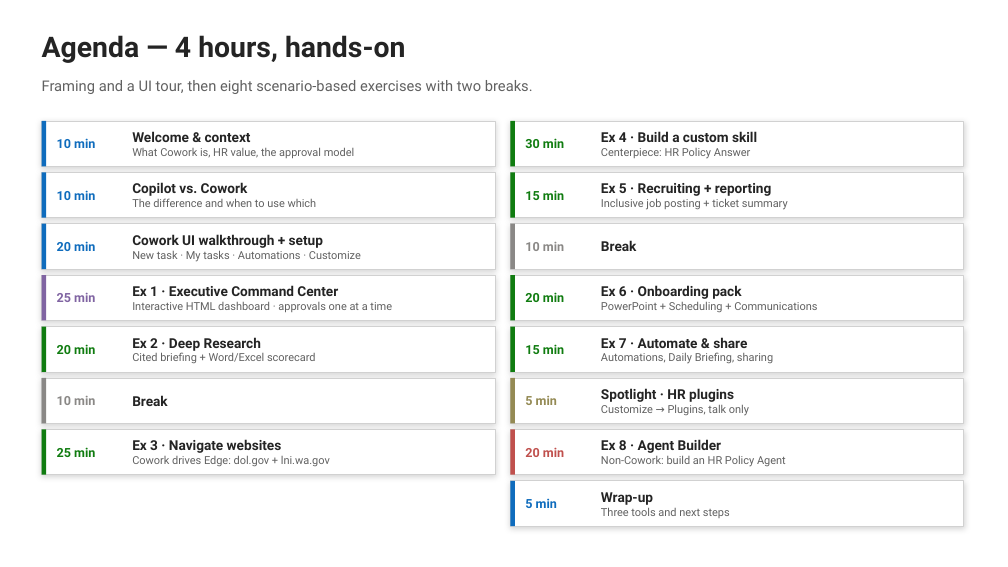
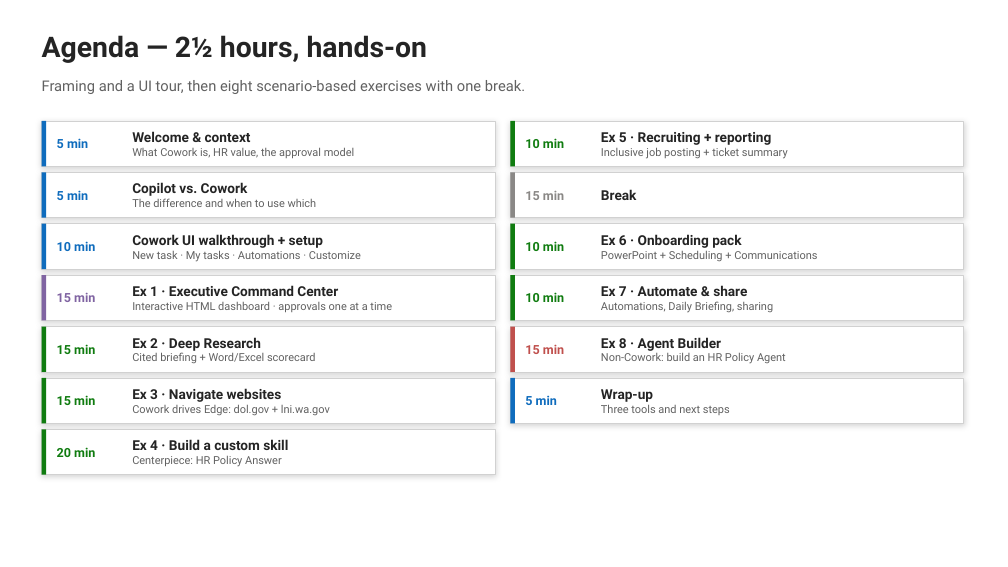
Before and after one commit to ragage/ai_hr_cowork_workshop, a slide deck: slide 2 of instructor/instructor-deck.pptx. Drawn at 1008x567 pixels with LibreOffice and Linux fonts; fonts in the diff are those of the drawing. Boxes give left, top, right and bottom in pixels: in the first picture for what was removed or moved away, otherwise in the second. Text is boxed around its words. In the diff, an @@ line names an element or a change of style, - is before the commit and + after.

```diff
--- a/instructor/instructor-deck.pptx
+++ b/instructor/instructor-deck.pptx
@@ text at [42, 35, 427, 63]: text changed @@
-Agenda — 4 hours, hands-on
+Agenda — 2½ hours, hands-on
@@ text at [42, 80, 525, 94]: text changed @@
-Framing and a UI tour, then eight scenario-based exercises with two breaks.
+Framing and a UI tour, then eight scenario-based exercises with one break.
@@ text at [57, 138, 88, 148]: text changed @@
-10 min
+5 min
@@ text at [525, 138, 564, 148]: text changed @@
-30 min
+10 min
@@ rectangle at [510, 172, 515, 218]: fill #107C10 to #8A8886 @@
@@ text "15 min" at [525, 191, 564, 200]: text colour #107C10 to #8A8886 @@
@@ text at [57, 190, 88, 200]: text changed @@
-10 min
+5 min
@@ rectangle at [510, 224, 515, 269]: fill #8A8886 to #107C10 @@
@@ text "10 min" at [525, 241, 564, 251]: text colour #8A8886 to #107C10 @@
@@ text at [57, 241, 95, 251]: text changed @@
-20 min
+10 min
@@ text at [57, 293, 95, 302]: text changed @@
-25 min
+15 min
@@ text at [525, 292, 564, 302]: text changed @@
-20 min
+10 min
@@ 5 texts: place and size @@
-5 texts at [132, 183, 817, 467]
+5 texts at [132, 132, 817, 416]
@@ rectangle at [510, 327, 515, 372]: fill #107C10 to #C0504D @@
@@ text "15 min" at [525, 344, 564, 354]: text colour #107C10 to #C0504D @@
@@ text "Ex 8 · Agent Builder": place and size @@
-text "Ex 8 · Agent Builder" at [601, 439, 786, 466]
+text "Ex 8 · Agent Builder" at [601, 337, 786, 363]
@@ text at [57, 344, 95, 354]: text changed @@
-20 min
+15 min
@@ rectangle at [42, 378, 46, 423]: fill #8A8886 to #107C10 @@
@@ rectangle at [510, 378, 515, 423]: fill #948A54 to #0F6CBD @@
@@ text "5 min" at [525, 395, 557, 405]: text colour #948A54 to #0F6CBD @@
@@ text at [601, 389, 730, 415]: text changed @@
-Spotlight · HR plugins
-Customize → Plugins, talk only
+Wrap-up
+Three tools and next steps
@@ text at [57, 395, 95, 405]: text changed; text colour #8A8886 to #107C10 @@
-10 min
+15 min
@@ text removed at [132, 395, 167, 406] @@
-Break
@@ text at [57, 447, 95, 457]: text changed @@
-25 min
+20 min
@@ text "Ex 4 · Build a ...": place and size @@
-text "Ex 4 · Build a ..." at [601, 131, 757, 158]
+text "Ex 4 · Build a ..." at [132, 439, 288, 466]
@@ rectangle removed at [510, 430, 964, 475] @@
@@ rectangle removed at [510, 430, 515, 475] @@
@@ text removed at [525, 447, 564, 457] @@
-20 min
@@ rectangle removed at [510, 481, 964, 526] @@
@@ rectangle removed at [510, 481, 515, 526] @@
@@ text removed at [525, 498, 557, 508] @@
-5 min
@@ text removed at [601, 492, 730, 518] @@
-Wrap-up
-Three tools and next steps
```
Also in this commit, not shown: 27 other slides changed, 2 slides removed, 33 other files.
